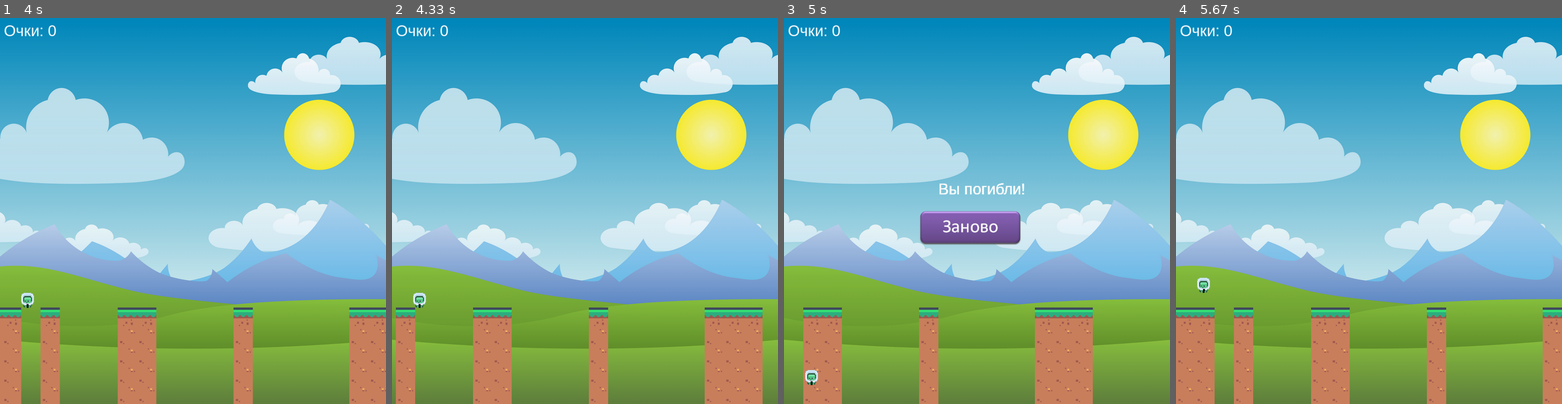
Above: before the commit, frames 1-4 (left to right).
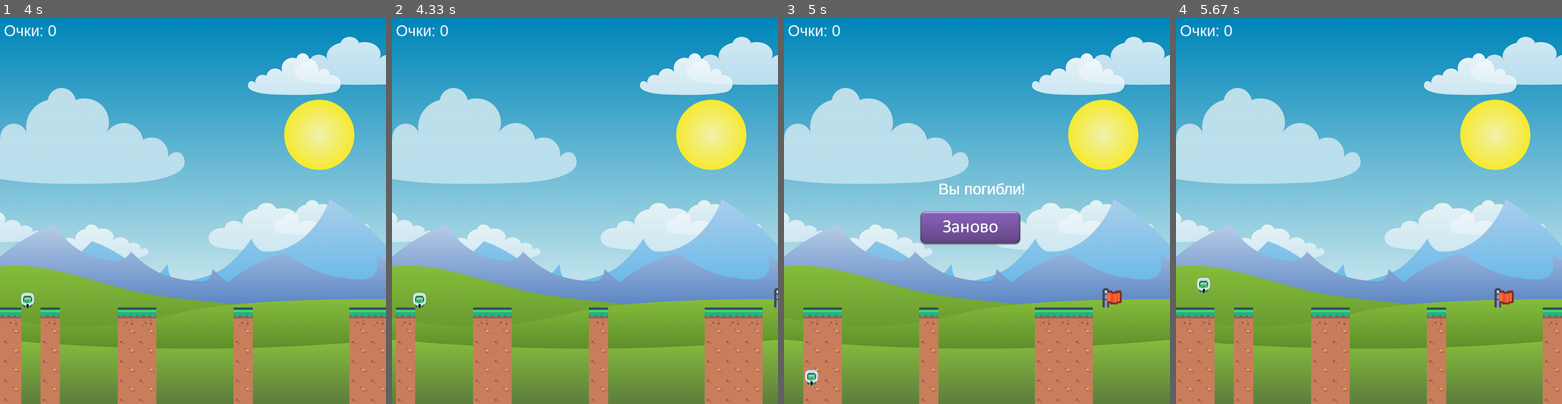
Above: after the commit, the same moments.

Repository: alexchugun/PyGameProject-Bridge
Game: pygame game, started from main.py
Same seed, same stepped clock (60 frames per second), same inputs: the game is played once before the commit and once after it.
Inputs (mouse positions are in pixels of both pictures, inside the frame that each line leads up to):
- Up to frame 1 (4 s): click (189, 133) at 0.38 s; tap Space at 0.67, 1.07, 1.37, 1.57, 1.87, 2.4, 2.7, 3.9 s; hold Right 1-1.47 s; hold Right 1.5-1.97 s; click (185, 226) at 2.05 s; hold Right 2.33-2.97 s; move the mouse to (250, 75) at 2.37 s; click (185, 226) at 3.55 s; hold Right from 3.83 s (still down); move the mouse to (200, 79) at 3.87 s
- Up to frame 2 (4.33 s): tap Space at 4.2 s; release Right at 4.3 s
- Up to frame 3 (5 s): hold Right 4.33-4.97 s; tap Space at 4.4, 4.7 s
- Up to frame 4 (5.67 s): click (1361, 226) at 5.55 s

Frame 1 is identical in both runs. In frame 2, less than 0.1% of the frame differs, in the area x 99-100%, y 70-75%; in frame 3, 0.2%, in the area x 82-88%, y 70-75%; in frame 4, 0.2%.

Commit message:
Add exit

Diff:
--- /dev/null
+++ b/exit.py
@@ -0,0 +1,13 @@
+import pygame.sprite
+from settings import *
+
+
+class Exit(pygame.sprite.Sprite):
+    def __init__(self, img, x, y):
+        pygame.sprite.Sprite.__init__(self)
+        self.image = img
+        self.rect = self.image.get_rect()
+        self.rect.midtop = (x + TILE_SIZE // 2, y + (TILE_SIZE - self.image.get_height()))
+
+    def update(self, screen_scroll):
+        self.rect.x += screen_scroll
--- a/levels/level1.csv
+++ b/levels/level1.csv
@@ -1,3 +1,4 @@
+0,0,0,0,0,0,0,0,0,0,0,0,0,0,0,0,0,0,0,0,0,0,0,0,0,0,0,0,0,0,0,0,3
 2,2,0,2,0,0,0,2,2,0,0,0,0,2,0,0,0,0,0,2,2,2,0,0,0,0,2,0,0,0,0,0,2
 1,1,0,1,0,0,0,1,1,0,0,0,0,1,0,0,0,0,0,1,1,1,0,0,0,0,1,0,0,0,0,0,1
 1,1,0,1,0,0,0,1,1,0,0,0,0,1,0,0,0,0,0,1,1,1,0,0,0,0,1,0,0,0,0,0,1
--- a/main.py
+++ b/main.py
@@ -65,7 +65,7 @@
             world_data[x][y] = int(tile)
 
 world = World()
-world.set_data(world_data)
+exit = world.set_data(world_data)
 player = Player(51, 650, world.tile_list)
 h = 0
 
@@ -74,6 +74,9 @@
 restart_btn = Button(SCREEN_WIDTH // 2 - 150, SCREEN_HEIGHT // 2, restart_btn_image, 1)
 
 bridge_group = pygame.sprite.Group()
+exit_group = pygame.sprite.Group()
+
+exit_group.add(exit)
 
 while is_running:
     if not is_start_game:
@@ -92,10 +95,14 @@
             screen.blit(background_image, (0, 0))
 
             world.draw(screen, screen_scroll)
-            screen_scroll = player.update(screen, bridge_group)
+            screen_scroll, level_complete = player.update(screen, bridge_group, exit_group)
+            print(level_complete)
 
             bridge_group.update(screen_scroll)
             bridge_group.draw(screen)
+
+            exit_group.update(screen_scroll)
+            exit_group.draw(screen)
 
             draw_text(f'Очки: {score}', 10, 10)
 
--- a/player.py
+++ b/player.py
@@ -1,3 +1,5 @@
+from typing import Tuple, List, Any
+
 import pygame.transform
 from settings import *
 
@@ -27,7 +29,7 @@
         self.is_moving = False
         self.is_alive = True
 
-    def update(self, screen, bridge_group) -> int:
+    def update(self, screen, bridge_group, exit_group) -> tuple[int, bool]:
         screen_scroll = 0
         dx = 0
         self.dy = 0
@@ -58,7 +60,7 @@
 
         self.dy += self.velocity_y
 
-        self.check_collision(bridge_group)
+        level_complete = self.check_collision(bridge_group, exit_group)
         self.check_is_falling()
 
         self.rect.x += dx
@@ -70,9 +72,9 @@
 
         screen.blit(self.player_image, self.rect)
 
-        return screen_scroll
+        return screen_scroll, level_complete
 
-    def check_collision(self, bridge_group):
+    def check_collision(self, bridge_group, exit_group):
         for tile in self.tile_list:
             if tile[1].colliderect(self.rect.x, self.rect.y + self.dy, 1, self.image_height):
                 if self.velocity_y >= 0:
@@ -82,6 +84,11 @@
         if pygame.sprite.spritecollide(self, bridge_group, False):
             self.dy = 0
 
+        if pygame.sprite.spritecollide(self, exit_group, False):
+            return True
+        else:
+            return False
+
     def check_is_falling(self):
         if self.rect.bottom > SCREEN_HEIGHT:
             self.is_alive = False
--- a/settings.py
+++ b/settings.py
@@ -6,7 +6,7 @@
 VELOCITY = 5
 TILE_SIZE = 50  # размер одной ячейки
 
-ROWS = 5
+ROWS = 6
 COLS = 33
 
 WALKING_COOLDOWN = 3
--- a/world.py
+++ b/world.py
@@ -1,5 +1,6 @@
 import pygame.image
 from settings import *
+from exit import Exit
 
 
 class World:
@@ -7,10 +8,11 @@
         self.tile_list = []
         self.ground_img = pygame.image.load('assets/images/ground.png')
         self.grass_img = pygame.image.load('assets/images/grass.png')
+        self.exit_img = pygame.image.load('assets/images/exit.png')
 
     def set_data(self, data):
         self.tile_list.clear()
-        row_count = 15
+        row_count = 14
         for row in data:
             for col_count, col in enumerate(row):
                 if col == 1:
@@ -27,8 +29,13 @@
                     img_rect.y = row_count * TILE_SIZE
                     tile = (img, img_rect)
                     self.tile_list.append(tile)
+                if col == 3:
+                    img = pygame.transform.scale(self.exit_img, (TILE_SIZE, TILE_SIZE))
+                    exit = Exit(img, col_count * TILE_SIZE, row_count * TILE_SIZE)
 
             row_count += 1
+
+        return exit
 
     def draw(self, screen, screen_scroll):
         for tile in self.tile_list:
Binary file added: assets/images/exit.png
